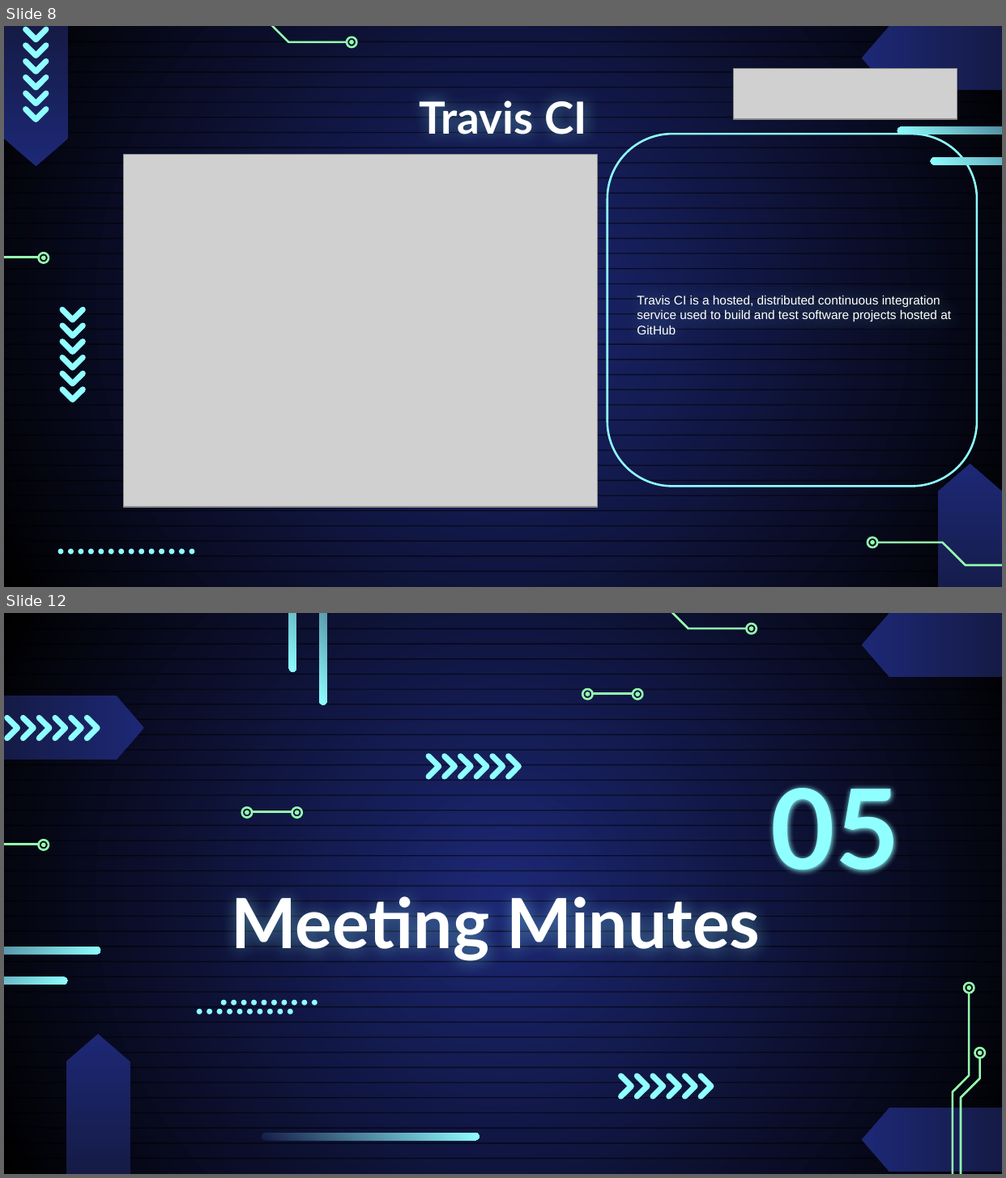
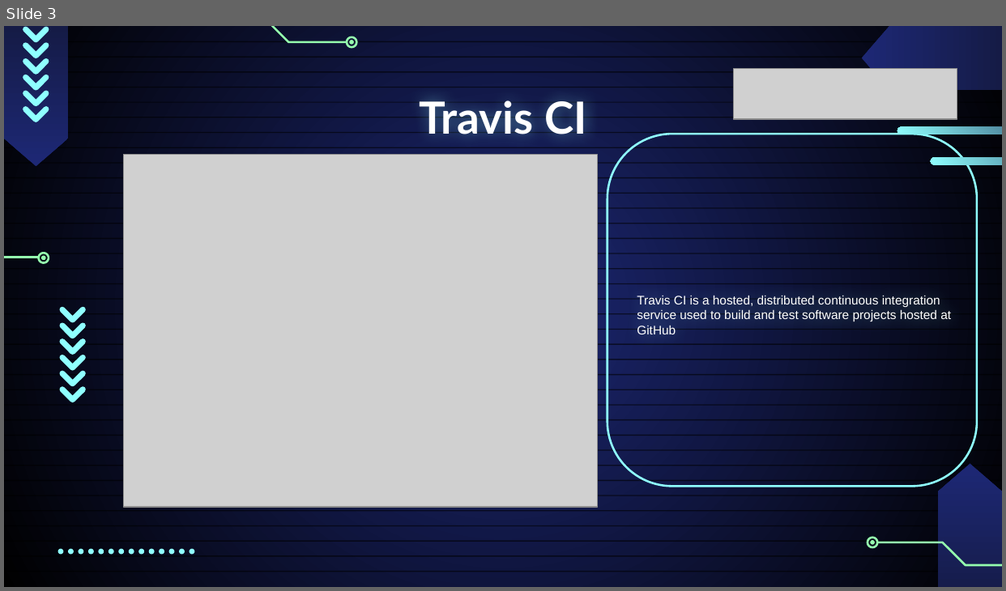
Before and after one commit to checkmate-group/coursework, a slide deck: documents/presentations/sprint_3_presentation.pptx. Shown one above the other, each under a label of ours: slides 8 and 12 before the commit, slide 3 after it; the slides between them are not shown. The pictures are 1006x1178 and 1006x591 pixels, drawn with LibreOffice and Linux fonts; fonts in the diff are those of the drawing; grey boxes stand for pictures. Boxes give left, top, right and bottom in pixels: in the first picture for what was removed or moved away, otherwise in the second. Text is boxed around its words. In the diff, an @@ line names an element or a change of style, - is before the commit and + after.

```diff
--- a/documents/presentations/sprint_3_presentation.pptx
+++ b/documents/presentations/sprint_3_presentation.pptx
@@ slide 12 removed at [4, 613, 1002, 1174], background gradient #1D2875 to #000000; not listed: 40 template elements that a slide beside it also shows @@
@@ rounded rectangle removed at [289, 613, 296, 671] @@
@@ rounded rectangle removed at [320, 613, 327, 705] @@
@@ freeform shape removed at [601, 613, 747, 629] @@
@@ freeform shape removed at [747, 624, 756, 634] @@
@@ freeform shape removed at [749, 626, 754, 631] @@
@@ flow chart offpage connector removed at [4, 696, 143, 760] @@
@@ group removed at [583, 689, 642, 700]: 5 freeform shapes @@
@@ group removed at [4, 715, 101, 741]: 6 freeform shapes @@
@@ group removed at [425, 752, 522, 779]: 6 freeform shapes @@
@@ title removed at [771, 780, 900, 873] @@
-05
@@ group removed at [241, 807, 302, 819]: 5 freeform shapes @@
@@ title removed at [231, 889, 760, 962] @@
-Meeting Minutes
@@ rounded rectangle removed at [4, 948, 100, 954] @@
@@ rounded rectangle removed at [4, 977, 67, 984] @@
@@ group removed at [197, 1000, 317, 1015]: 20 ellipses @@
@@ flow chart offpage connector removed at [66, 1034, 130, 1174] @@
@@ group removed at [618, 1073, 714, 1099]: 6 freeform shapes @@
@@ group removed at [953, 983, 985, 1174]: 6 freeform shapes @@
@@ flow chart offpage connector removed at [861, 1108, 1001, 1172] @@
@@ rounded rectangle removed at [262, 1133, 479, 1139] @@
@@ what was slide 8 is now slide 3 @@
```
Also in this commit, not shown: 1 slide changed, 6 slides added, 9 other slides removed.
